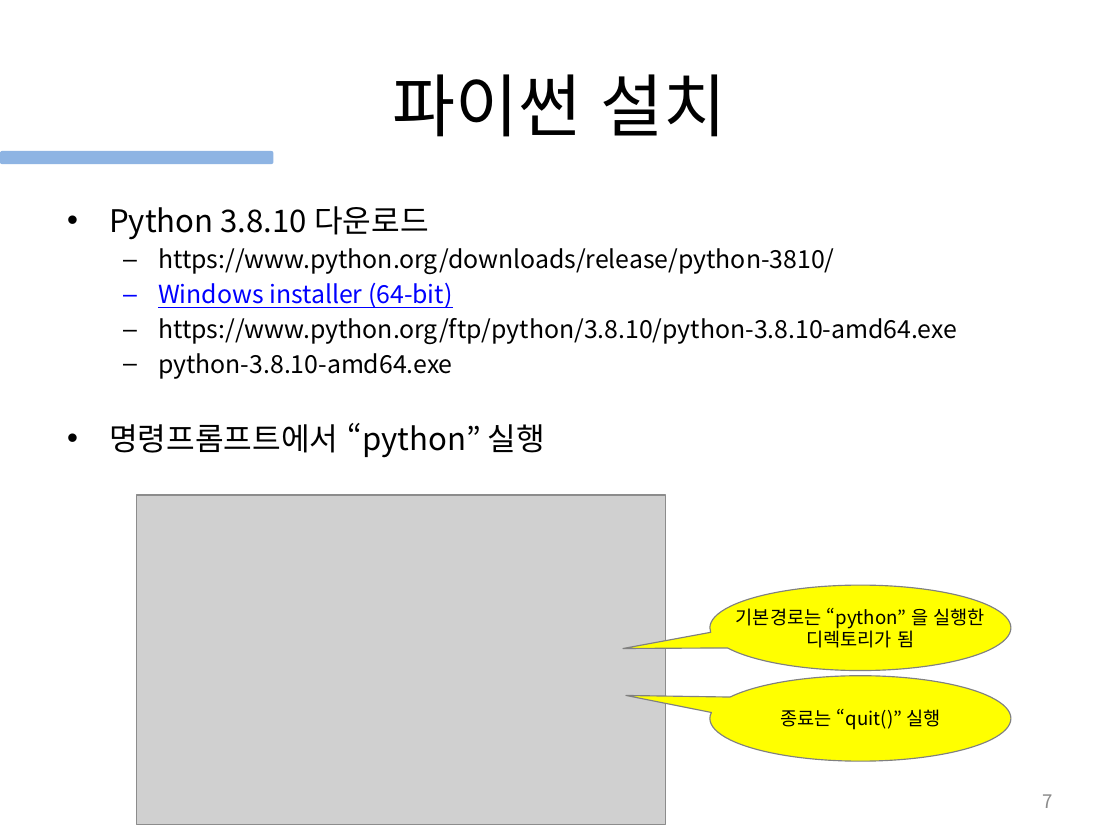
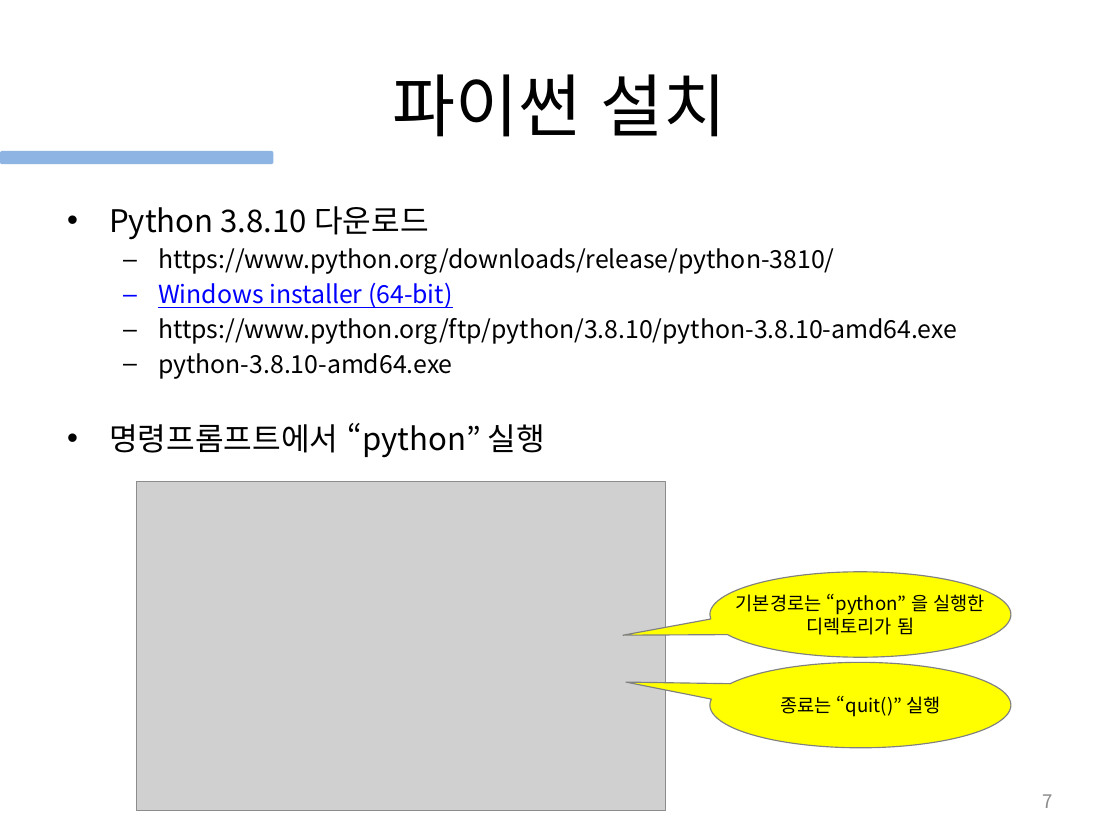
Before and after one commit to gubosd/lecture19, a slide deck: slide 7 of 20210705_1_파이썬 기초.pptx. Drawn at 1120x840 pixels with LibreOffice and Linux fonts; fonts in the diff are those of the drawing; grey boxes stand for pictures. Boxes give left, top, right and bottom in pixels: in the first picture for what was removed or moved away, otherwise in the second. Text is boxed around its words. In the diff, an @@ line names an element or a change of style, - is before the commit and + after.

```diff
--- a/20210705_1_파이썬 기초.pptx
+++ b/20210705_1_파이썬 기초.pptx
@@ 2 speech bubbles, 1 picture: place and size @@
-2 speech bubbles, 1 picture at (137,495,1011,824)
+2 speech bubbles, 1 picture at (137,482,1011,811)
```
